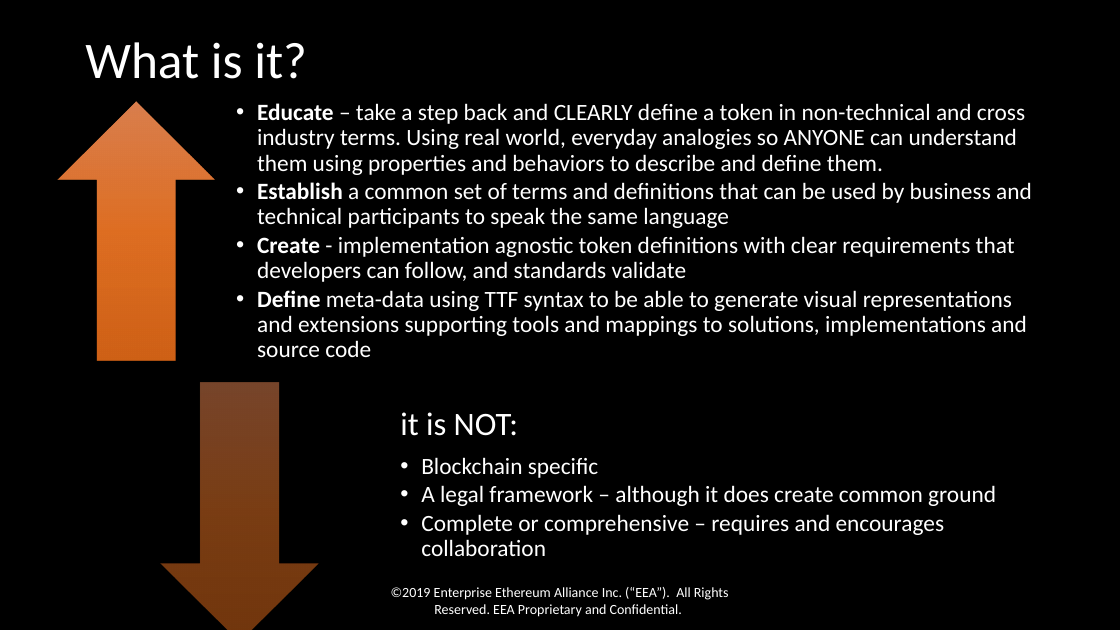
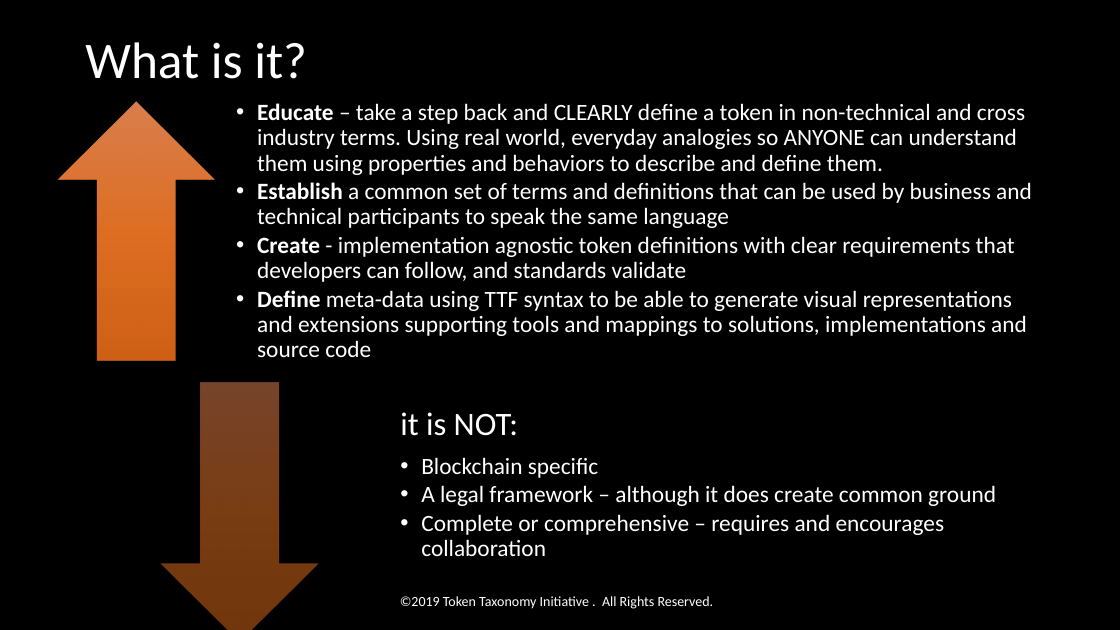
Before and after one commit to vipinsun/TokenTaxonomyFramework-pub, a slide deck: slide 2 of presentations/TTF-Short.pptx. Drawn at 1120x630 pixels with LibreOffice and Linux fonts; fonts in the diff are those of the drawing. Boxes give left, top, right and bottom in pixels: in the first picture for what was removed or moved away, otherwise in the second. Text is boxed around its words. In the diff, an @@ line names an element or a change of style, - is before the commit and + after.

```diff
--- a/presentations/TTF-Short.pptx
+++ b/presentations/TTF-Short.pptx
@@ text at (x1=400, y1=596, x2=714, y2=609): text changed @@
-©2019 Enterprise Ethereum Alliance Inc. (“EEA”). All Rights Reserved. EEA Proprietary and Confidential.
+©2019 Token Taxonomy Initiative . All Rights Reserved.
```
Also in this commit, not shown: 6 other slides changed, 2 slides added, 1 slide removed.
